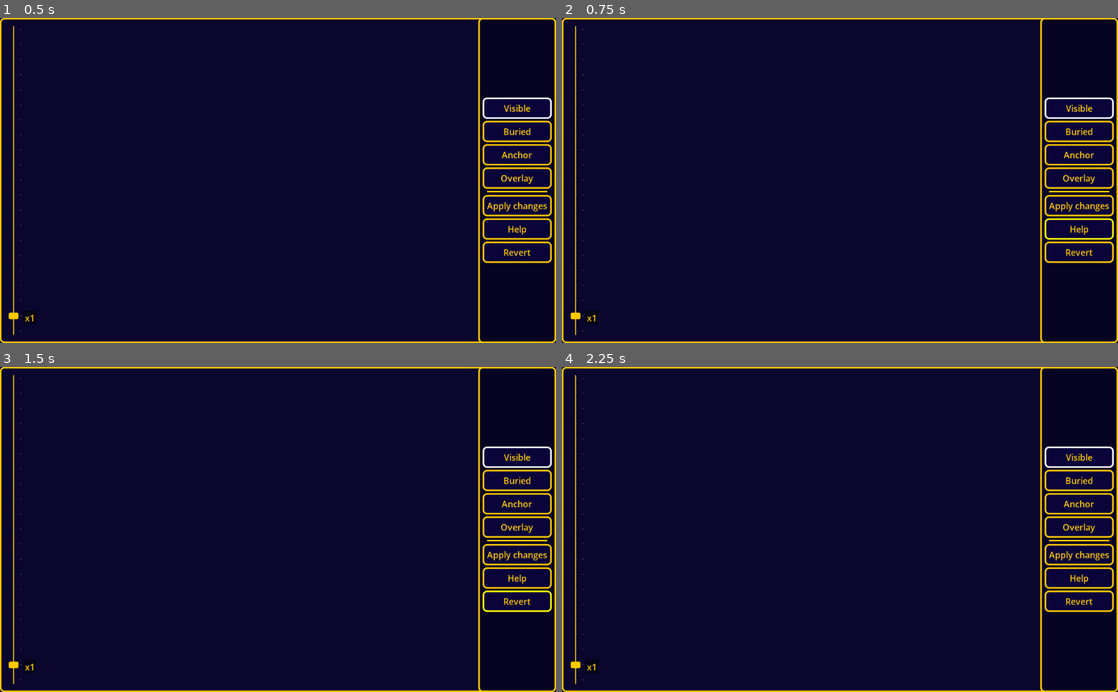
Above: before the commit, frames 1-4 (two rows, left to right).
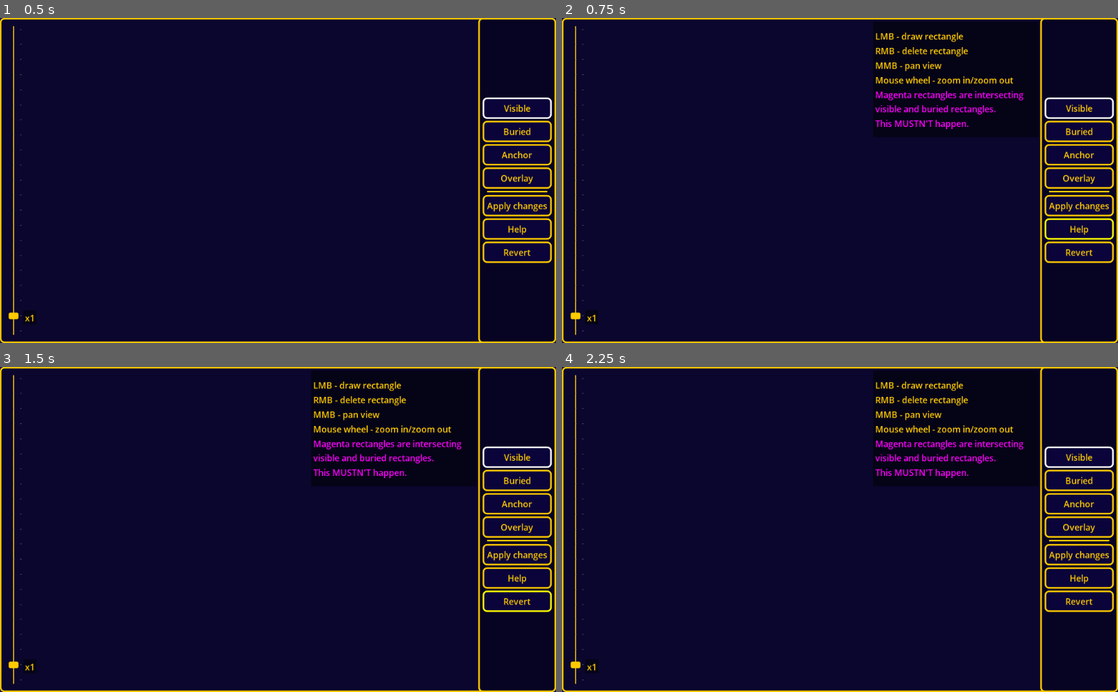
Above: after the commit, the same moments.

Repository: KoBeWi/Hedgewars-Theme-Editor-3
Game: Godot game, scene res://ObjectEdit.tscn
Two runs of this game, one before a commit and one after it. Both use one fixed random seed, a clock stepped at 60 frames per second and the inputs below. This scene is started directly instead of the project's main scene.
Inputs:
- Up to frame 1 (0.5 s): no input
- Up to frame 2 (0.75 s): click "Help" at 0.5 s
- Up to frame 3 (1.5 s): click "Revert" at 1.25 s
- Up to frame 4 (2.25 s): click "Visible" at 2 s

Frame 1 is identical in both runs. In frame 2, 1.7% of the frame differs, in the area x 56-83%, y 4-35%; in frame 3, 1.7%; in frame 4, 1.7%.
Error in both runs: Invalid get index 'name' (on base: 'Dictionary'). (res://Scripts/ObjectImageEdit.gd:11)

Commit message:
Improved object edit

Diff:
--- a/ObjectEdit.tscn
+++ b/ObjectEdit.tscn
@@ -1,8 +1,9 @@
-[gd_scene load_steps=12 format=2]
+[gd_scene load_steps=21 format=2]
 
 [ext_resource path="res://Scripts/ObjectEdit.gd" type="Script" id=1]
 [ext_resource path="res://Images/Checker.png" type="Texture" id=2]
 [ext_resource path="res://Scripts/ObjectImageEdit.gd" type="Script" id=3]
+[ext_resource path="res://Resources/UITheme.theme" type="Theme" id=4]
 
 [sub_resource type="StyleBoxFlat" id=1]
 content_margin_left = 4.0
@@ -10,7 +11,31 @@
 content_margin_top = 2.0
 bg_color = Color( 0, 0, 0, 0.501961 )
 
+[sub_resource type="InputEventKey" id=9]
+scancode = 49
+
+[sub_resource type="ShortCut" id=10]
+shortcut = SubResource( 9 )
+
 [sub_resource type="ButtonGroup" id=2]
+
+[sub_resource type="InputEventKey" id=11]
+scancode = 50
+
+[sub_resource type="ShortCut" id=12]
+shortcut = SubResource( 11 )
+
+[sub_resource type="InputEventKey" id=13]
+scancode = 51
+
+[sub_resource type="ShortCut" id=14]
+shortcut = SubResource( 13 )
+
+[sub_resource type="InputEventKey" id=15]
+scancode = 52
+
+[sub_resource type="ShortCut" id=16]
+shortcut = SubResource( 15 )
 
 [sub_resource type="InputEventKey" id=3]
 scancode = 16777221
@@ -103,6 +128,7 @@
 margin_bottom = 178.0
 toggle_mode = true
 pressed = true
+shortcut = SubResource( 10 )
 group = SubResource( 2 )
 text = "Visible"
 
@@ -111,6 +137,7 @@
 margin_right = 127.0
 margin_bottom = 221.0
 toggle_mode = true
+shortcut = SubResource( 12 )
 group = SubResource( 2 )
 text = "Buried"
 
@@ -119,6 +146,7 @@
 margin_right = 127.0
 margin_bottom = 264.0
 toggle_mode = true
+shortcut = SubResource( 14 )
 group = SubResource( 2 )
 text = "Anchor"
 
@@ -127,6 +155,7 @@
 margin_right = 127.0
 margin_bottom = 307.0
 toggle_mode = true
+shortcut = SubResource( 16 )
 group = SubResource( 2 )
 text = "Overlay"
 
@@ -160,10 +189,12 @@
 text = "Revert"
 
 [node name="Help" type="PanelContainer" parent="UI"]
-margin_left = 975.627
-margin_top = -272.358
-margin_right = 1280.63
-margin_bottom = -59.3583
+anchor_left = 1.0
+anchor_right = 1.0
+margin_left = -451.0
+margin_top = 7.0
+margin_right = -145.997
+margin_bottom = 220.0
 custom_styles/panel = SubResource( 1 )
 __meta__ = {
 "_edit_use_anchors_": false
@@ -178,48 +209,56 @@
 alignment = 1
 
 [node name="Label" type="Label" parent="UI/Help/Layout"]
-margin_right = 299.0
-margin_bottom = 23.0
-text = "Left mouse - visible rectangle (green)"
+margin_top = 13.0
+margin_right = 299.0
+margin_bottom = 36.0
+text = "LMB - draw rectangle"
 
 [node name="Label2" type="Label" parent="UI/Help/Layout"]
-margin_top = 27.0
-margin_right = 299.0
-margin_bottom = 50.0
-text = "Right mouse - buried rectangle (red)"
+margin_top = 40.0
+margin_right = 299.0
+margin_bottom = 63.0
+text = "RMB - delete rectangle"
 
 [node name="Label3" type="Label" parent="UI/Help/Layout"]
-margin_top = 54.0
-margin_right = 299.0
-margin_bottom = 77.0
-text = "Middle mouse - move around"
-
-[node name="Label4" type="Label" parent="UI/Help/Layout"]
-margin_top = 81.0
-margin_right = 299.0
-margin_bottom = 104.0
-text = "Middle click - remove rectangle (yellow)"
+margin_top = 67.0
+margin_right = 299.0
+margin_bottom = 90.0
+text = "MMB - pan view"
 
 [node name="Label5" type="Label" parent="UI/Help/Layout"]
-margin_top = 108.0
-margin_right = 299.0
-margin_bottom = 131.0
+margin_top = 94.0
+margin_right = 299.0
+margin_bottom = 117.0
 text = "Mouse wheel - zoom in/zoom out"
 
 [node name="Label6" type="Label" parent="UI/Help/Layout"]
-margin_top = 135.0
-margin_right = 299.0
-margin_bottom = 184.0
+margin_top = 121.0
+margin_right = 299.0
+margin_bottom = 170.0
 custom_colors/font_color = Color( 1, 0, 1, 1 )
 text = "Magenta rectangles are intersecting visible and buried rectangles."
 autowrap = true
 
 [node name="Label7" type="Label" parent="UI/Help/Layout"]
-margin_top = 188.0
-margin_right = 299.0
-margin_bottom = 211.0
+margin_top = 174.0
+margin_right = 299.0
+margin_bottom = 197.0
 custom_colors/font_color = Color( 1, 0, 1, 1 )
 text = "This MUSTN'T happen."
+
+[node name="ConfirmationDialog" type="ConfirmationDialog" parent="UI"]
+visible = true
+margin_left = 82.0553
+margin_top = -196.219
+margin_right = 282.055
+margin_bottom = -110.219
+theme = ExtResource( 4 )
+window_title = "Proszę potwierdzić..."
+dialog_text = "Discard changes?"
+__meta__ = {
+"_edit_use_anchors_": false
+}
 
 [connection signal="value_changed" from="UI/Zoom" to="." method="set_zoom"]
 [connection signal="pressed" from="UI/HBoxContainer/VBoxContainer/Button" to="." method="set_mode" binds= [ 0 ]]
@@ -229,3 +268,4 @@
 [connection signal="pressed" from="UI/HBoxContainer/VBoxContainer/Apply" to="." method="on_apply"]
 [connection signal="pressed" from="UI/HBoxContainer/VBoxContainer/Help" to="." method="on_help"]
 [connection signal="pressed" from="UI/HBoxContainer/VBoxContainer/Revert" to="." method="on_revert"]
+[connection signal="confirmed" from="UI/ConfirmationDialog" to="." method="do_revert"]
--- a/Scripts/ObjectEdit.gd
+++ b/Scripts/ObjectEdit.gd
@@ -12,10 +12,12 @@
 var original_object: Dictionary
 var zoom := 1.0 setget set_zoom
 var drag: Vector2
+var dirty: bool
 
 func _ready():
 	connect("resized", self, "move_view")
 	$UI/Zoom.connect("resized", self, "set_zoom", [zoom])
+	$UI/Help.hide()
 
 	set_zoom(1)
 	move_view()
@@ -36,6 +38,7 @@
 			if event.button_index == BUTTON_MIDDLE:
 				drag = Vector2()
 			elif event.button_index == BUTTON_LEFT and image.is_drawing():
+				dirty = true
 				match draw_mode:
 					VISIBLE:
 						object.visible.append(image.get_drawn_rectangle())
@@ -46,7 +49,8 @@
 
 				image.stop_rectangle()
 			elif event.button_index == BUTTON_RIGHT:
-				image.remove_rectangles()
+				if image.remove_rectangles():
+					dirty = true
 	elif event is InputEventMouseMotion:
 		image.update_selected()
 		if drag:
@@ -72,15 +76,22 @@
 	exit()
 
 func on_help():
-	$UI/Container/Help.visible = !$UI/Container/Help.visible
+	$UI/Help.visible = not $UI/Help.visible
 
 func on_revert():
-	object.buried = original_object.buried
-	object.visible = original_object.visible
-	exit()
+	if dirty:
+		$UI/ConfirmationDialog.popup_centered()
+	else:
+		do_revert()
 
 func exit():
 	queue_free()
 	$"/root".add_child(Util.temp_editor)
 	get_tree().current_scene = Util.temp_editor
 	Util.temp_editor = null
+
+func do_revert():
+	object.buried = original_object.buried
+	object.visible = original_object.visible
+	object.anchors = original_object.anchors
+	exit()
--- a/Scripts/ObjectImageEdit.gd
+++ b/Scripts/ObjectImageEdit.gd
@@ -133,8 +133,9 @@
 	$Checker.global_scale = Vector2(1, 1)
 	$Checker.region_rect.size = texture.get_size() * scale
 
-func remove_rectangles():
+func remove_rectangles() -> bool:
 	for rect in selected_rects:
 		edit.object.visible.erase(rect)
 		edit.object.buried.erase(rect)
 		edit.object.anchors.erase(rect)
+	return not selected_rects.empty()
